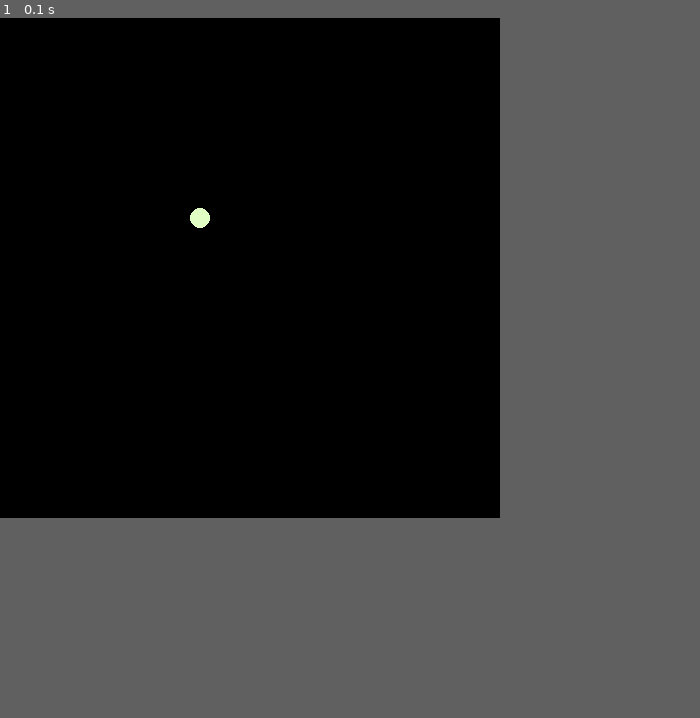
Above: before the commit, frame 1.
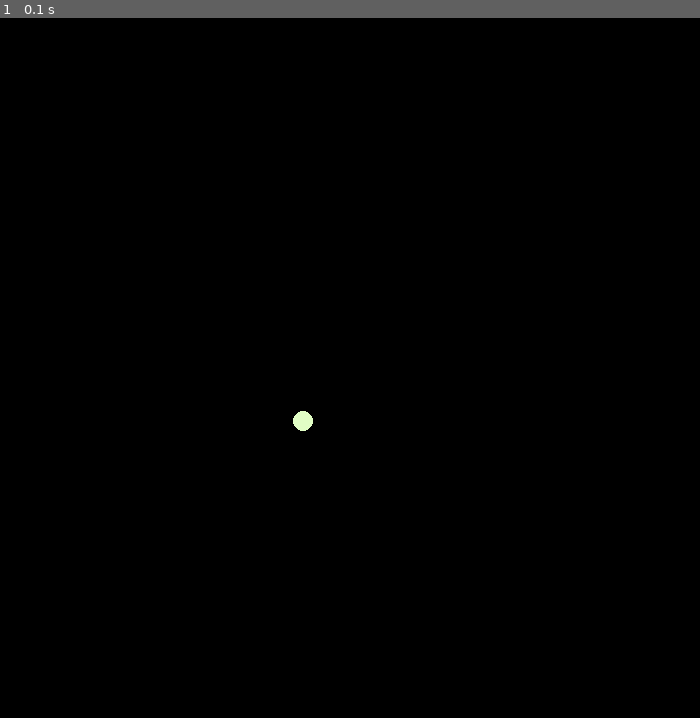
Above: after the commit, the same moment.

Repository: sagieppel/PyGame2
Game: pygame game, started from Lesson3.py
Two runs of this game, one before a commit and one after it. Both use one fixed random seed, a clock stepped at 60 frames per second and the inputs below.
Inputs:
- Up to frame 1 (0.1 s): no input
In our replay, the window is 500x500 before the commit and 700x700 after it. These sizes can differ from the game's own. Grey fills any space a smaller window leaves; there, only what the larger window draws over its background counts as a difference.

The runs differ from the first frame. In frame 1, 0.1% of the frame differs, in the area x 27-45%, y 27-59%.

Commit message:
Update Lesson3.py

Diff:
--- a/Lesson3.py
+++ b/Lesson3.py
@@ -1,31 +1,32 @@
 import pygame
 import random
+
 #-----------------Create a circle--------------------------------------------------------
 def create(x,y):
   circle={}
-  circle["color"]=(random.randint(0,255),random.randint(0,255),random.randint(0,255))
+  circle["color"]=[random.randint(0,255),random.randint(0,255),random.randint(0,255)]
   circle["x"]=x #random.randint(0,255)
   circle["y"]=y #random.randint(0,255)
   circle["size"]=10#random.randint(10,100)
+  circle["xspeed"]=0.1
+  circle["yspeed"]=0.1
   return circle
+
 #------------------Draw a circle--------------------------------------------------------
 def update(circle):
+    circle["x"] += circle["xspeed"]
+    circle["y"] += circle["yspeed"]
     pygame.draw.circle(screen, circle["color"], [int(circle["x"]),int(circle["y"])], int(circle["size"]))
+
 #----------------initiate pygame---------------------------------------------------------
 pygame.init()
-screensize=500
+screensize=700
 screen=pygame.display.set_mode([screensize,screensize])
 
-circle = create(200, 200)
+
+circle = create(300, 400)
 #----------------------------Main loop--------------------------------------------------------------------
 for i in range(1000000):
+    pygame.Surface.fill(screen,(0,0,0))
     update(circle)
     pygame.display.update()
-
-
-
-
-#   pygame.event.get()
-#   x,y = pygame.mouse.get_pos() # Get position of the mouse
-
-#   pygame.Surface.fill(screen,(0,0,0))
